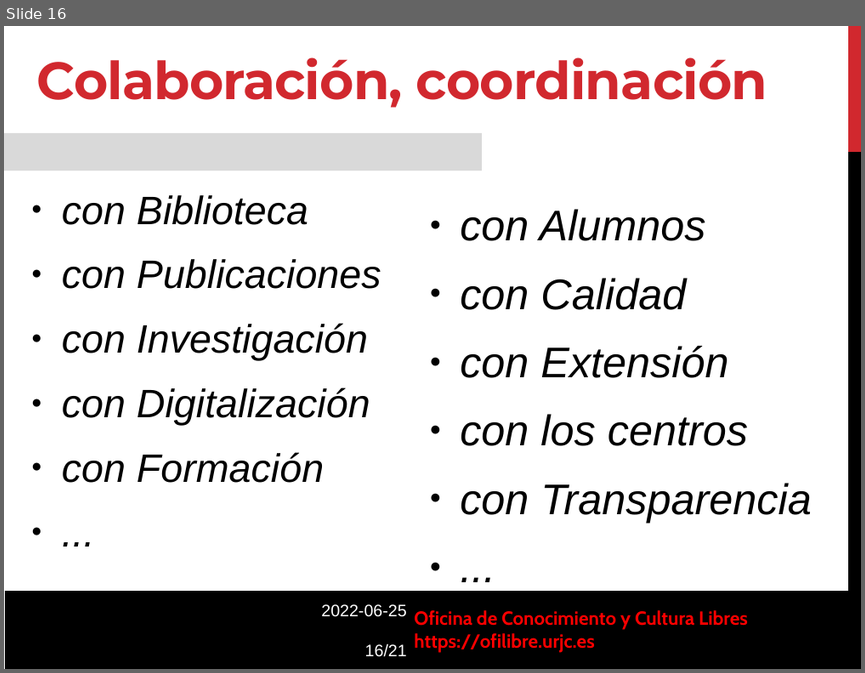
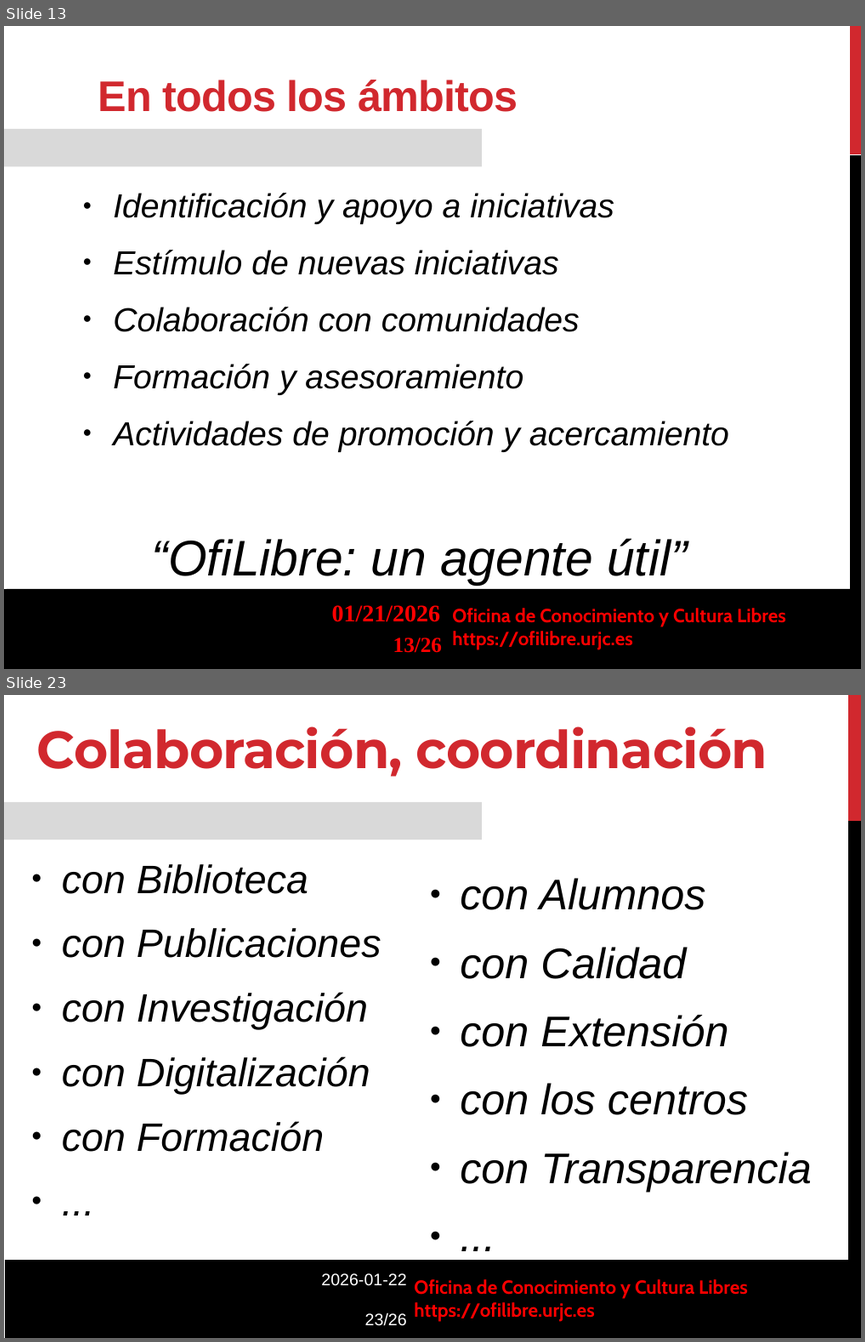
Before and after one commit to roberto-red/ofilibre, a slide deck: static/transpas/ofilibre/Modelo-OfiLibre.odp. Shown one above the other, each under a label of ours: slide 16 before the commit, slides 13 and 23 after it; the slides between them are not shown. The pictures are 865x673 and 865x1342 pixels, drawn with LibreOffice and Linux fonts; fonts in the diff are those of the drawing; background and template pictures are left out. Boxes give left, top, right and bottom in pixels: in the first picture for what was removed or moved away, otherwise in the second. Text is boxed around its words. In the diff, an @@ line names an element or a change of style, - is before the commit and + after.

Commit message:
Nueva presentación del "modelo OfiLibre"

```diff
--- a/static/transpas/ofilibre/Modelo-OfiLibre.odp
+++ b/static/transpas/ofilibre/Modelo-OfiLibre.odp
@@ slide 13 added at [4, 26, 861, 669], background #FFFFFF @@
@@ freeform shape added at [850, 26, 861, 154], fill #D1282E @@
@@ text added at [98, 80, 517, 112], 36 pt, text #D1282E, bold @@
+En todos los ámbitos
@@ rectangle added at [4, 129, 481, 166], fill #D9D9D9 @@
@@ freeform shape added at [850, 155, 861, 669], fill #000000 @@
@@ text added at [113, 193, 729, 584], 28 pt, text #000000, italic @@
+● Identificación y apoyo a iniciativas
+● Estímulo de nuevas iniciativas
+● Colaboración con comunidades
+● Formación y asesoramiento
+● Actividades de promoción y acercamiento
+“OfiLibre: un agente útil”
@@ freeform shape added at [4, 588, 861, 669], fill #000000 @@
@@ text added at [332, 605, 441, 622], 20 pt, text #FF0000, bold @@
+01/21/2026
@@ text added at [452, 607, 786, 650], 16 pt, text #FF0000, bold @@
+Oficina de Conocimiento y Cultura Libres
+https://ofilibre.urjc.es
@@ page number added at [393, 637, 442, 652], 18 pt, text #FF0000, bold @@
+13/26
@@ what was slide 16 is now slide 23 @@
@@ text at [321, 1273, 407, 1326]: text changed @@
-2022-06-25
-16/21
+2026-01-22
+23/26
```
Also in this commit, not shown: 8 slides changed, 14 other slides added, 10 slides removed, 3 other files.
